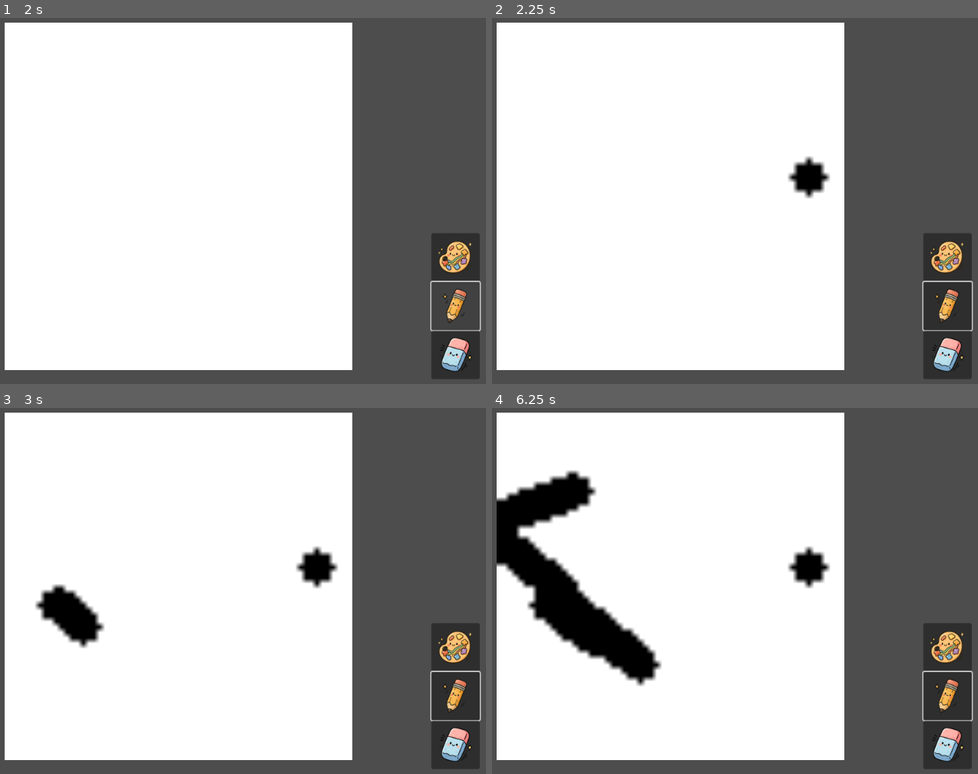
Above: before the commit, frames 1-4 (two rows, left to right).
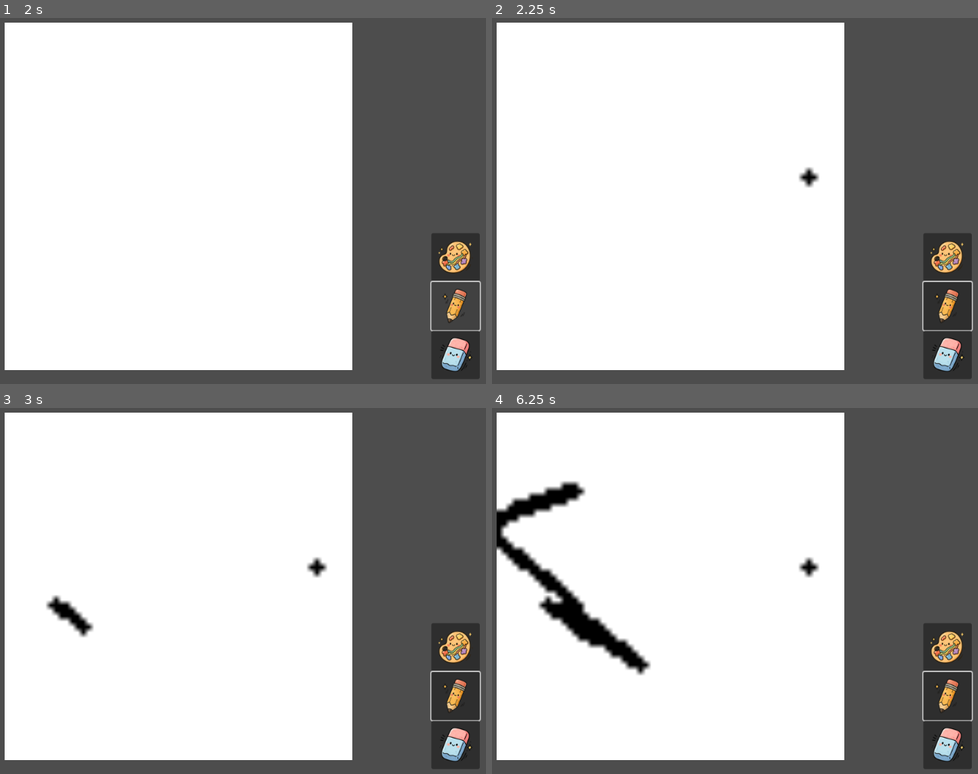
Above: after the commit, the same moments.

Repository: Dubu911/Watercolor_simulation
Game: Godot game, scene res://trial3/main3.tscn
Two runs of this game, one before a commit and one after it. Both use one fixed random seed, a clock stepped at 60 frames per second and the inputs below.
Inputs (mouse positions are in pixels of both pictures, inside the frame that each line leads up to):
- Up to frame 1 (2 s): click (456, 255) at 0.5 s; click (456, 307) at 1.25 s
- Up to frame 2 (2.25 s): tap Enter at 2 s; move the mouse to (807, 175) at 2.02 s; hold Right from 2.03 s (still down); hold Q from 2.03 s (still down); click (807, 175) at 2.17 s
- Up to frame 3 (3 s): release Right at 2.75 s; release Q at 2.75 s; tap Space at 2.75 s; drag from (53, 605) to (145, 664) at 2.77 s
- Up to frame 4 (6.25 s): tap Enter at 3.5, 5 s; move the mouse to (730, 499) at 3.52 s; hold Right 3.53-4.25 s; hold Q 3.53-4.25 s; tap Space at 4.25, 5.75 s; drag from (637, 664) to (outside the picture) at 4.27 s; move the mouse to (856, 645) at 5.02 s; hold A 5.03-5.75 s; hold Q 5.03-5.75 s; drag from (outside the picture) to (579, 488) at 5.77 s

Frame 1 is identical in both runs. In frame 2, 0.6% of the frame differs, in the area x 60-70%, y 37-50%; in frame 3, 1.9%; in frame 4, 6.0%, in the area x 0-70%, y 17-76%.

Commit message:
outflow model based water physics func is implemented

Diff:
--- a/trial3/eraser_brush.gd
+++ b/trial3/eraser_brush.gd
@@ -1,7 +1,7 @@
 # eraser_brush.gd
 extends Node
 
-@export var brush_radius: float = 10.0
+@export var brush_radius: float = 3.0
 
 var coordinator_ref
 var is_painting: bool = false
--- a/trial3/pencil_brush.gd
+++ b/trial3/pencil_brush.gd
@@ -1,7 +1,7 @@
 # pencil_brush.gd
 extends Node
 
-@export var brush_radius: float = 3.0
+@export var brush_radius: float = 1.0
 @export var brush_color: Color = Color.BLACK
 
 var coordinator_ref
--- a/trial3/physics_simulator.gd
+++ b/trial3/physics_simulator.gd
@@ -4,10 +4,11 @@
 # --- SIMULATION CONSTANTS ---
 const DIFFUSION_RATE = 0.1
 const EVAPORATION_RATE = 0.005
-const S = 0.3 # Surface tension coefficient
-const SP = 2.0 # Spread force coefficient
-const HOLD_THRESHOLD = 0.5 # The force needed to wet a dry pixel
-const DRY_PIXEL_LIMIT = 0.001 # Any water amount below this is considered "dry"
+#const S = 0.5 # Surface tension coefficient
+#const SP = 1.3 # Spread force coefficient
+const HOLD_THRESHOLD = 0.7 # The force needed to wet a dry pixel
+const DRY_PIXEL_LIMIT = 0.0001 # Any water amount below this is considered "dry"
+const IGNORE_THRESHOLD = 0.003
 
 # --- MEMBER VARIABLES TO HOLD REFERENCES TO DATA LAYERS ---
 var canvas_width := 0
@@ -20,6 +21,39 @@
 var absorbency_map: Image
 var displacement_map: Image
 
+# Debugging purpose
+@export var S: float = 0.5 # Surface tension coefficient
+@export var SP: float = 1.3 # Spread force coefficient
+# A flag to prevent spamming the print statement
+var values_changed_this_frame := false
+# --- FUNCTION FOR LIVE TUNING ---
+func _process(delta: float):
+	var change_speed = 0.1 * delta # How fast the values change
+	values_changed_this_frame = false
+	# --- Controls for Surface Tension (S) ---
+	if Input.is_key_pressed(KEY_Q):
+		S += change_speed
+		values_changed_this_frame = true
+	if Input.is_key_pressed(KEY_A):
+		S -= change_speed
+		values_changed_this_frame = true
+	# --- Controls for Spreading Force (SP) ---
+	if Input.is_key_pressed(KEY_W):
+		SP += change_speed
+		values_changed_this_frame = true
+	if Input.is_key_pressed(KEY_S):
+		SP -= change_speed
+		values_changed_this_frame = true
+
+	# Ensure values don't go below zero
+	S = max(0.0, S)
+	SP = max(0.0, SP)
+
+	# Print the new values to the console only if they changed
+	if values_changed_this_frame:
+		print("Surface Tension (S): %.2f | Spreading Force (SP): %.2f" % [S, SP])
+
+
 func init(p_width: int, p_height: int, p_water_read: Image, p_water_write: Image,
 		  p_mobile_pigment: Image, p_static_pigment: Image, p_absorbency: Image, p_displacement: Image):
 	canvas_width = p_width
@@ -37,7 +71,8 @@
 	#_simulate_evaporation(delta, water_img)
 	#_simulate_diffusion(delta, water_img, mobile_img) # pigments in mobile_image diffusses
 	_calculate_water_displacement(g_x, g_y)
-	_apply_water_displacement(delta) # surface water movements happen with pigments in mobile_image
+	#_apply_water_displacement(delta) # surface water movements happen with pigments in mobile_image
+	_apply_water_displacement_outflow_model(delta)
 	# _simulate_deposition(delta, water_img, mobile_img, static_img) # mobile_image -> static_image
 
 	# Swap the buffers so the new state becomes the current state for the next frame.
@@ -68,7 +103,7 @@
 			for i in range(1,11):
 				if x-i >= 0 :
 					var amount = water_read.get_pixel(x-i,y).r
-					if amount < DRY_PIXEL_LIMIT : break
+					if amount <= 0 : break
 					left_sum += amount
 					count += 1
 			if count > 0: left_sum /= count
@@ -78,7 +113,7 @@
 			for i in range(1,11):
 				if x+i < canvas_width:
 					var amount = water_read.get_pixel(x+i,y).r
-					if amount < DRY_PIXEL_LIMIT : break
+					if amount <= 0 : break
 					right_sum += amount
 					count += 1
 			if count > 0 : right_sum /= count
@@ -142,11 +177,12 @@
 			# Store x,y directional force
 			displacement_map.set_pixel(x, y, Color(Dx, Dy, 0))
 
-# Move the water based on the calculated forces.
+# Move the water based on the calculated forces.(Inflow model)
 func _apply_water_displacement(delta: float):
 	# First, copy the current state to the write buffer.
 	# We will then move water between pixels *within* this write buffer.
 	water_write.blit_rect(water_read, Rect2i(0, 0, canvas_width, canvas_height), Vector2i(0, 0))
+	#water_write.fill(Color(0,0,0,0))
 
 	# Now, iterate and apply transfers between pixels.
 	for y in range(canvas_height):
@@ -160,10 +196,12 @@
 			# --- Horizontal Transfer ---
 			if D.r > 0 and x < canvas_width - 1: # Wants to move RIGHT
 				var amount_to_move = D.r * water_at_source * delta
-				var neighbor_water = water_read.get_pixel(x + 1, y).r
+				var neighbor_water = water_write.get_pixel(x + 1, y).r
 				if not (neighbor_water < DRY_PIXEL_LIMIT and amount_to_move < HOLD_THRESHOLD):
+				#if neighbor_water > DRY_PIXEL_LIMIT:
 					# Can't move more than we have
 					var actual_move_amount = min(amount_to_move, water_at_source)
+					#if actual_move_amount < IGNORE_THRESHOLD : actual_move_amount = 0
 					# Get current values from the WRITE buffer
 					var source_val = water_write.get_pixel(x, y).r
 					var dest_val = water_write.get_pixel(x + 1, y).r
@@ -172,9 +210,11 @@
 					water_write.set_pixel(x + 1, y, Color(dest_val + actual_move_amount, 0, 0))
 			elif D.r < 0 and x > 0: # Wants to move LEFT
 				var amount_to_move = abs(D.r * water_at_source * delta)
-				var neighbor_water = water_read.get_pixel(x - 1, y).r
+				var neighbor_water = water_write.get_pixel(x - 1, y).r
 				if not (neighbor_water < DRY_PIXEL_LIMIT and amount_to_move < HOLD_THRESHOLD):
+					#if neighbor_water > DRY_PIXEL_LIMIT:
 					var actual_move_amount = min(amount_to_move, water_at_source)
+					#if actual_move_amount < IGNORE_THRESHOLD : actual_move_amount = 0
 					var source_val = water_write.get_pixel(x, y).r
 					var dest_val = water_write.get_pixel(x - 1, y).r
 					water_write.set_pixel(x, y, Color(source_val - actual_move_amount, 0, 0))
@@ -187,22 +227,87 @@
 
 			if D.g > 0 and y < canvas_height - 1: # Wants to move DOWN
 				var amount_to_move = D.g * water_at_source * delta
-				var neighbor_water = water_read.get_pixel(x, y + 1).r
+				var neighbor_water = water_write.get_pixel(x, y + 1).r
 				if not (neighbor_water < DRY_PIXEL_LIMIT and amount_to_move < HOLD_THRESHOLD):
+					#if neighbor_water > DRY_PIXEL_LIMIT:
 					var actual_move_amount = min(amount_to_move, water_at_source)
+					#if actual_move_amount < IGNORE_THRESHOLD : actual_move_amount = 0
 					var source_val = water_write.get_pixel(x, y).r
 					var dest_val = water_write.get_pixel(x, y + 1).r
 					water_write.set_pixel(x, y, Color(source_val - actual_move_amount, 0, 0))
 					water_write.set_pixel(x, y + 1, Color(dest_val + actual_move_amount, 0, 0))
 			elif D.g < 0 and y > 0: # Wants to move UP
 				var amount_to_move = abs(D.g * water_at_source * delta)
-				var neighbor_water = water_read.get_pixel(x, y - 1).r
+				var neighbor_water = water_write.get_pixel(x, y - 1).r
 				if not (neighbor_water < DRY_PIXEL_LIMIT and amount_to_move < HOLD_THRESHOLD):
+					#if neighbor_water > DRY_PIXEL_LIMIT:
 					var actual_move_amount = min(amount_to_move, water_at_source)
+					#if actual_move_amount < IGNORE_THRESHOLD : actual_move_amount = 0
 					var source_val = water_write.get_pixel(x, y).r
 					var dest_val = water_write.get_pixel(x, y - 1).r
 					water_write.set_pixel(x, y, Color(source_val - actual_move_amount, 0, 0))
 					water_write.set_pixel(x, y - 1, Color(dest_val + actual_move_amount, 0, 0))
+
+# Outflow model
+func _apply_water_displacement_outflow_model(delta: float):
+	 #Getting write buffer ready for work
+	water_write.fill(Color(0,0,0,0))
+
+	for y in range(canvas_height):
+		for x in range(canvas_width):
+
+			var total_here = water_read.get_pixel(x,y).r
+			#var capacity = absorbency_map.get_pixel(x,y).r  # 0.0 if unused
+			var capacity = 0.0
+			var movable_water = max(0.0, total_here - capacity)
+			if movable_water < DRY_PIXEL_LIMIT:
+				#water_write.set_pixel(x,y, Color(total_here,0,0))
+				continue
+
+			# force field from previous stage
+			var F = displacement_map.get_pixel(x,y)
+			var want_r = max(0.0, F.r) * movable_water * delta
+			var want_l = max(0.0,-F.r) * movable_water * delta
+			var want_d = max(0.0, F.g) * movable_water * delta
+			var want_u = max(0.0,-F.g) * movable_water * delta
+
+			# tiny-parcel gate (soft!)
+			if x < canvas_width - 1 and water_read.get_pixel(x+1,y).r < DRY_PIXEL_LIMIT and want_r < HOLD_THRESHOLD: want_r = 0.0
+			if x > 0 and water_read.get_pixel(x-1,y).r < DRY_PIXEL_LIMIT and want_l < HOLD_THRESHOLD: want_l = 0.0
+			if y < canvas_height - 1 and water_read.get_pixel(x,y+1).r < DRY_PIXEL_LIMIT and want_d < HOLD_THRESHOLD: want_d = 0.0
+			if y > 0 and water_read.get_pixel(x,y-1).r < DRY_PIXEL_LIMIT and want_u < HOLD_THRESHOLD: want_u = 0.0
+
+			# Scale down outflows if they exceed the available movable water
+			var total_outflow = want_r + want_l + want_d + want_u
+			if total_outflow > movable_water:
+				var scaling_factor = movable_water / total_outflow
+				want_r *= scaling_factor
+				want_l *= scaling_factor
+				want_d *= scaling_factor
+				want_u *= scaling_factor
+				total_outflow = movable_water # The total is now exactly the movable amount
+
+			# --- Commit the transfers using the ACCUMULATOR pattern ---
+
+			# 1. Add the water that STAYS to the write buffer at the source pixel
+			var water_staying = total_here - total_outflow
+			var source_val = water_write.get_pixel(x, y).r
+			water_write.set_pixel(x, y, Color(source_val + water_staying, 0, 0))
+
+			# 2. Add the outflow amounts to the neighbors in the write buffer
+			if want_r > 0.0:
+				var neighbor_val = water_write.get_pixel(x + 1, y).r
+				water_write.set_pixel(x + 1, y, Color(neighbor_val + want_r, 0, 0))
+			if want_l > 0.0:
+				var neighbor_val = water_write.get_pixel(x - 1, y).r
+				water_write.set_pixel(x - 1, y, Color(neighbor_val + want_l, 0, 0))
+			if want_d > 0.0:
+				var neighbor_val = water_write.get_pixel(x, y + 1).r
+				water_write.set_pixel(x, y + 1, Color(neighbor_val + want_d, 0, 0))
+			if want_u > 0.0:
+				var neighbor_val = water_write.get_pixel(x, y - 1).r
+				water_write.set_pixel(x, y - 1, Color(neighbor_val + want_u, 0, 0))
+
 
 # This function will handle the spreading of water and mobile pigment.
 func _simulate_diffusion(delta: float, water: Image, mobile_pigment: Image):
